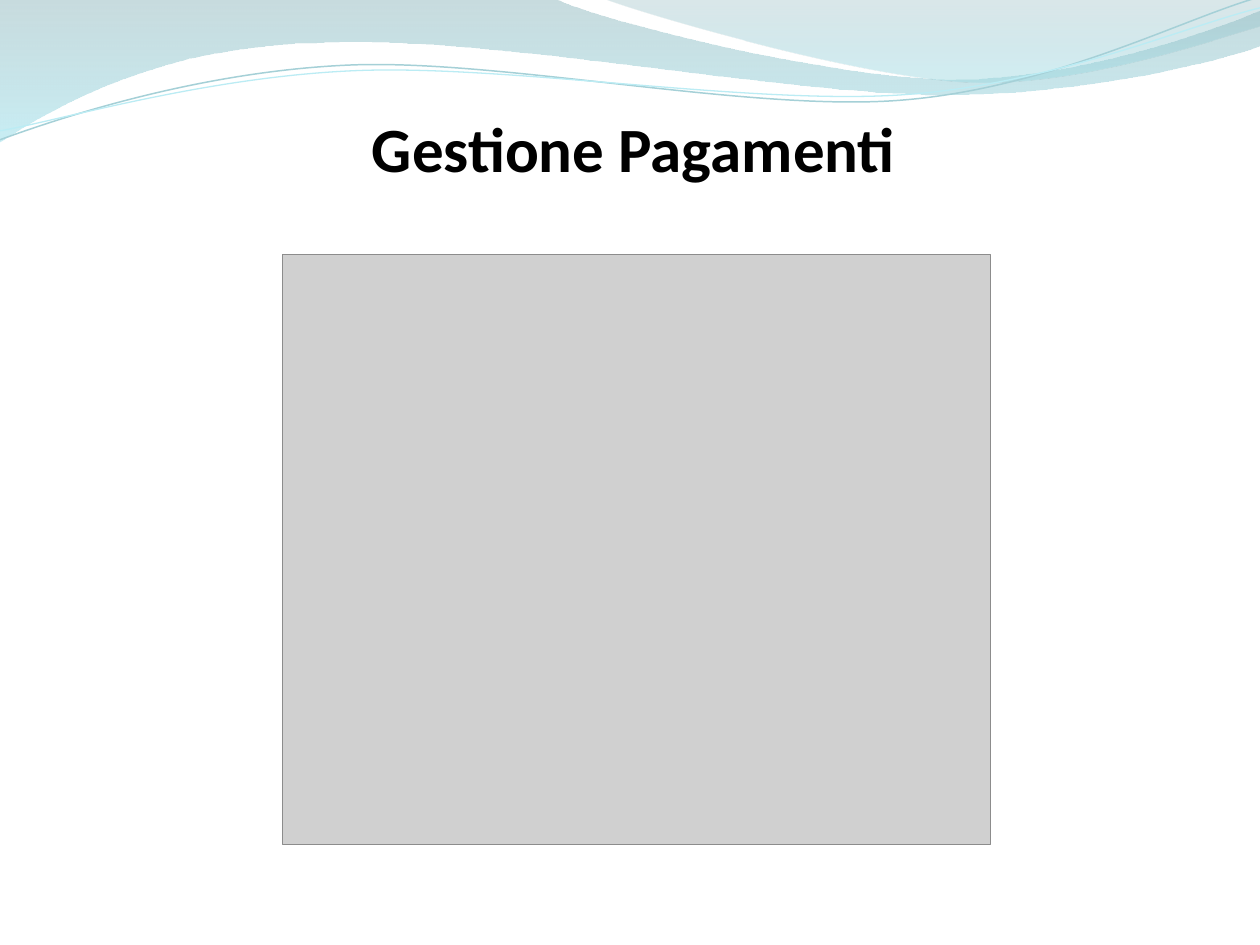
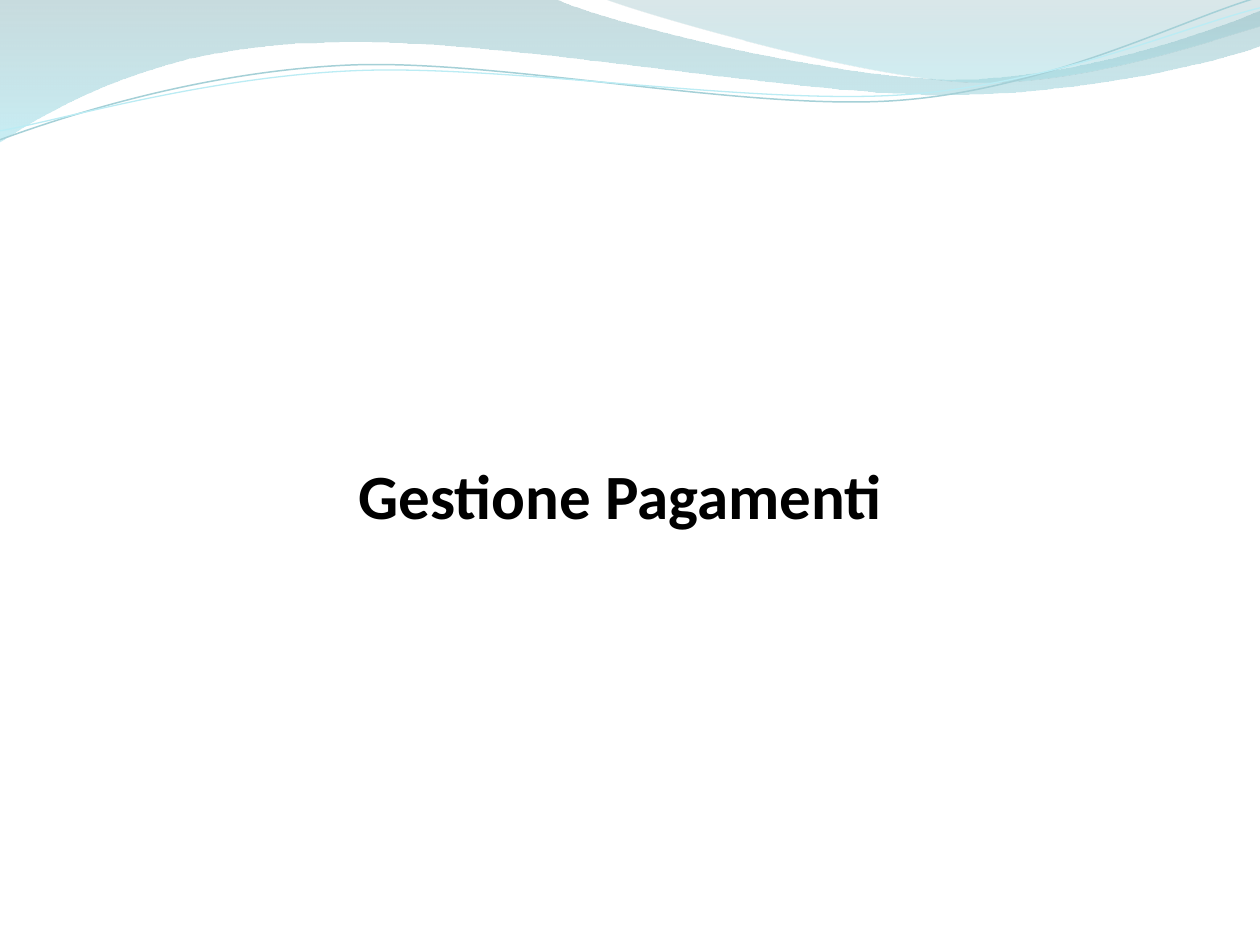
Before and after one commit to ammirate/at-silo, a slide deck: slide 2 of Presentazione/Atsilo2/Parisi/Atsilo_M_Parisi.pptx. Drawn at 1260x945 pixels with LibreOffice and Linux fonts; fonts in the diff are those of the drawing; grey boxes stand for pictures. Boxes give left, top, right and bottom in pixels: in the first picture for what was removed or moved away, otherwise in the second. Text is boxed around its words. In the diff, an @@ line names an element or a change of style, - is before the commit and + after.

```diff
--- a/Presentazione/Atsilo2/Parisi/Atsilo_M_Parisi.pptx
+++ b/Presentazione/Atsilo2/Parisi/Atsilo_M_Parisi.pptx
@@ picture removed at (x1=282, y1=255, x2=990, y2=844) @@
@@ title "Gestione Pagamenti" moved from (x1=372, y1=127, x2=895, y2=183) to (x1=359, y1=474, x2=881, y2=530) @@
@@ title "Gestione Pagamenti" at (x1=359, y1=474, x2=881, y2=530): alignment left to centre @@
```
Also in this commit, not shown: 6 other slides changed, 3 slides added, 1 slide removed.
